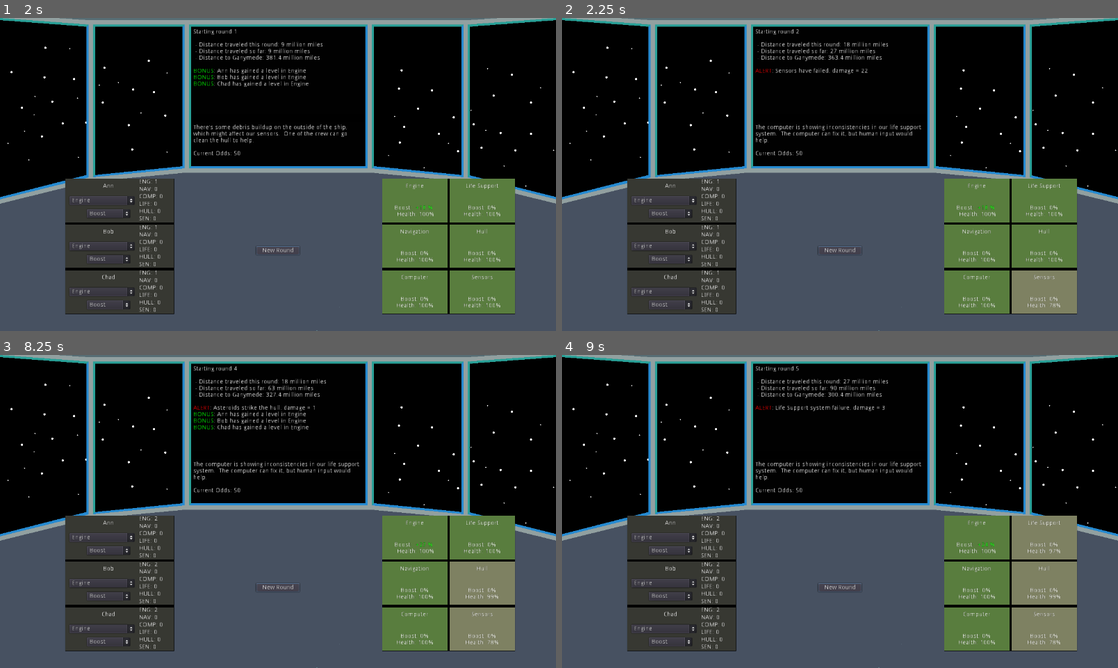
Above: before the commit, frames 1-4 (two rows, left to right).
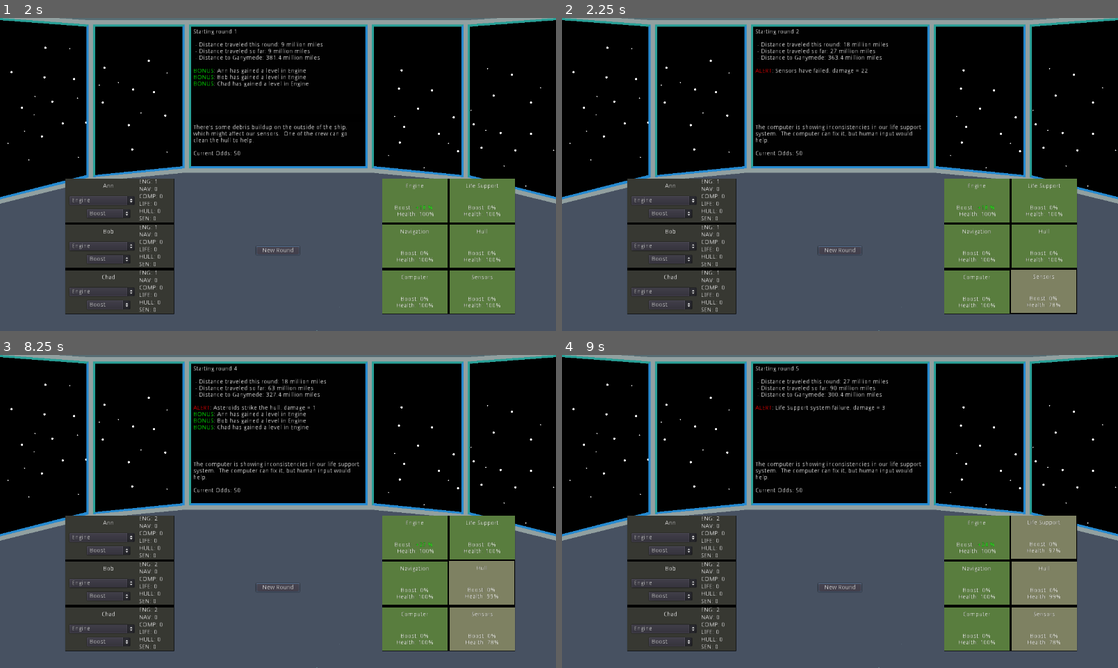
Above: after the commit, the same moments.

Repository: cparlette/alwaystellmetheodds
Game: Godot game, scene res://MainMenu.tscn
Same seed, same stepped clock (60 frames per second), same inputs: the game is played once before the commit and once after it.
Inputs:
- Up to frame 1 (2 s): click "New Game" at 0.5 s; click "New Round" at 1.25 s
- Up to frame 2 (2.25 s): click "New Round" at 2 s
- Up to frame 3 (8.25 s): click "Engine" at 2.75 s; click "Boost" at 3.5 s; click "Engine" at 4.25 s; click "Boost" at 5 s; click "Engine" at 5.75 s; click "Boost" at 6.5 s; click "New Round" at 7.25 s; tap Enter at 8 s
- Up to frame 4 (9 s): tap Space at 8.75 s

Frame 1 is identical in both runs. In frame 2, 0.2% of the frame differs, in the area x 80-93%, y 80-95%; in frame 3, 0.1%; in frame 4, 0.2%.

Commit message:
Slight shake to modules when damaged using tweens

Diff:
--- a/Module.gd
+++ b/Module.gd
@@ -6,6 +6,7 @@
 var health = 100
 var boost = 0
 var repair = 0
+var originalPosition = 0
 
 signal game_over
 
@@ -25,6 +26,7 @@
 		moduleName = "Sensors"
 	$NameLabel.text = moduleName
 	updateModuleUI()
+	originalPosition = self.rect_position
 
 func updateModuleUI():
 	var newText = "[center]Boost: "
@@ -55,5 +57,16 @@
 func causeDamage(damageAmount):
 	health -= damageAmount
 	updateModuleUI()
+	shakeTween()
 	if health <= 0:
 		emit_signal("game_over")
+
+func shakeTween():
+	#$Tween.interpolate_method(self, "_tween_region_rect", current_coordinates, target_coordinates, 1.5, Tween.TRANS_EXPO, Tween.EASE_OUT, 0)
+	#var p = self.rect_position
+	$Tween.interpolate_property(self, 'rect_position', Vector2(originalPosition.x-5, originalPosition.y-5), Vector2(originalPosition.x, originalPosition.y), .5, Tween.TRANS_QUINT, Tween.EASE_OUT)
+	$Tween.start()
+
+
+func _on_Tween_tween_completed(object, key):
+	self.rect_position = originalPosition
--- a/Module.tscn
+++ b/Module.tscn
@@ -41,3 +41,6 @@
 __meta__ = {
 "_edit_use_anchors_": false
 }
+
+[node name="Tween" type="Tween" parent="."]
+[connection signal="tween_completed" from="Tween" to="." method="_on_Tween_tween_completed"]
